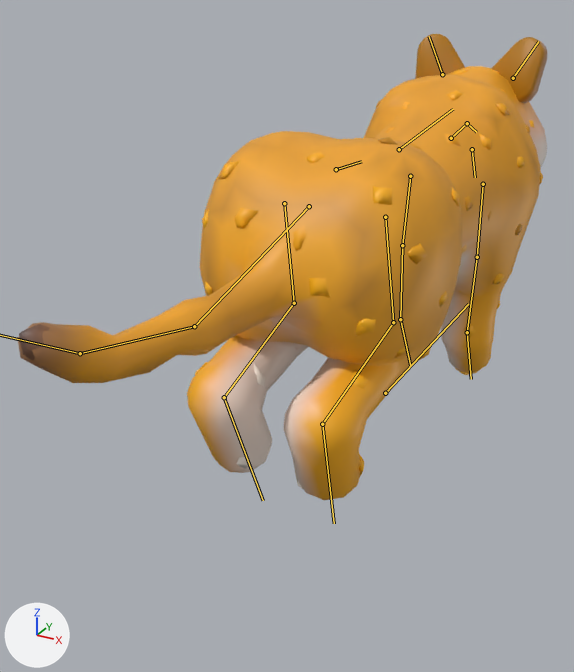
A saved change to the glTF model game/art/models/battle/tiger.glb.
Both versions are drawn from a 50 mm lens placed at (0.84, -2.21, 1.44), pointed at (-0.21, -0.3, 0.48). Lighting does not change. The marker at lower left points along +X, +Y and +Z. The picture after the commit comes second. Both versions are drawn at frame 9 of the action 'victory'; the numbers are the values there. The bones that bend it are drawn over the model as lines.

The first picture shows 'tiger_movie'.
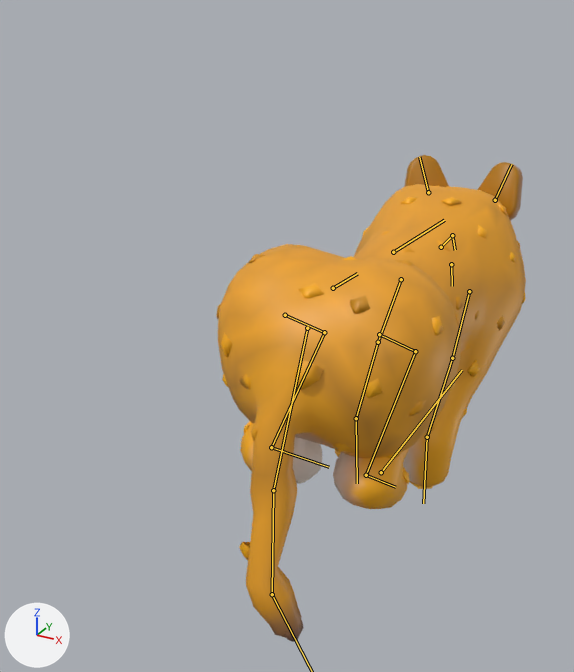
What differs and where, as boxes [x1, y1, x2, y2] in the pictures (574 x 672 px):
'tiger_movie', posed (42% narrower)
    before: [17, 34, 547, 500]
    after: [217, 155, 526, 642]
bone 'root', root to tip
    before: (385, 393) to (468, 304)
    after: (381, 472) to (462, 370)
bone 'chest', root to tip
    before: (399, 149) to (453, 109)
    after: (393, 252) to (444, 220)
bone 'neck', root to tip
    before: (451, 138) to (467, 123)
    after: (441, 247) to (452, 235)
bone 'head', root to tip
    before: (467, 123) to (476, 132)
    after: (452, 235) to (455, 250)
bone 'jaw', root to tip
    before: (472, 149) to (475, 177)
    after: (451, 264) to (452, 286)
bone 'ear.L', root to tip
    before: (442, 74) to (429, 36)
    after: (428, 192) to (419, 157)
bone 'ear.R', root to tip
    before: (513, 78) to (538, 41)
    after: (495, 200) to (511, 164)
bone 'fl_upper.L', root to tip
    before: (410, 176) to (402, 245)
    after: (401, 279) to (378, 342)
bone 'fl_lower.L', root to tip
    before: (402, 245) to (400, 319)
    after: (378, 342) to (356, 418)
bone 'fl_foot.L', root to tip
    before: (400, 319) to (410, 365)
    after: (356, 418) to (357, 483)
bone 'fl_upper.R', root to tip
    before: (483, 184) to (477, 257)
    after: (469, 291) to (452, 358)
bone 'fl_lower.R', root to tip
    before: (477, 257) to (467, 332)
    after: (452, 358) to (427, 437)
bone 'fl_foot.R', root to tip
    before: (467, 332) to (471, 379)
    after: (427, 437) to (423, 503)
bone 'tail1', root to tip
    before: (309, 206) to (194, 326)
    after: (307, 328) to (273, 490)
bone 'tail2', root to tip
    before: (194, 326) to (80, 353)
    after: (273, 490) to (272, 594)
bone 'hl_upper.L', root to tip
    before: (284, 203) to (294, 303)
    after: (285, 315) to (324, 332)
bone 'hl_lower.L', root to tip
    before: (294, 303) to (224, 397)
    after: (324, 332) to (271, 447)
bone 'hl_foot.L', root to tip
    before: (224, 397) to (263, 500)
    after: (271, 447) to (329, 467)
bone 'hl_upper.R', root to tip
    before: (385, 217) to (393, 322)
    after: (379, 334) to (415, 351)
bone 'hl_lower.R', root to tip
    before: (393, 322) to (322, 424)
    after: (415, 351) to (366, 475)
bone 'hl_foot.R', root to tip
    before: (322, 424) to (334, 523)
    after: (366, 475) to (395, 487)

Diff of the bpy script that builds the scene:
```diff
--- a/game/art/models/battle/tiger.glb.py
+++ b/game/art/models/battle/tiger.glb.py
@@ bone_root @@
 bone_root = bpy.data.objects['tiger_rig'].pose.bones['root']
-bone_root.location = (0.0, 0.0, 0.21)
+bone_root.location = (0.0, 0.0, -0.102)
@@ bone_chest @@
 bone_chest = bpy.data.objects['tiger_rig'].pose.bones['chest']  # child of 'hips'
-bone_chest.rotation_quaternion = (1.0, 0.0, 0.0, 0.0)  # degrees (0, 0, 0)
+bone_chest.rotation_quaternion = (0.997, -0.075, 0.0, 0.0)  # degrees (-9, 0, 0)
@@ bone_neck @@
 bone_neck = bpy.data.objects['tiger_rig'].pose.bones['neck']  # child of 'chest'
-bone_neck.rotation_quaternion = (0.995, -0.101, 0.0, 0.0)  # degrees (-12, 0, 0)
+bone_neck.rotation_quaternion = (0.992, -0.115, -0.005, 0.044)  # degrees (-13, 0, 5)
@@ bone_head @@
 bone_head = bpy.data.objects['tiger_rig'].pose.bones['head']  # child of 'neck'
-bone_head.rotation_quaternion = (0.997, 0.073, 0.0, 0.0)  # degrees (8, 0, 0)
+bone_head.rotation_quaternion = (1.0, 0.0, 0.0, 0.03)  # degrees (0, 0, 3)
@@ bone_jaw @@
 bone_jaw = bpy.data.objects['tiger_rig'].pose.bones['jaw']  # child of 'head'
-bone_jaw.rotation_quaternion = (0.983, -0.185, 0.0, 0.0)  # degrees (-21, 0, 0)
+bone_jaw.rotation_quaternion = (1.0, 0.0, 0.0, 0.0)  # degrees (0, 0, 0)
@@ bone_ear_l @@
 bone_ear_l = bpy.data.objects['tiger_rig'].pose.bones['ear.L']  # child of 'head'
-bone_ear_l.rotation_quaternion = (0.991, -0.099, -0.009, 0.085)  # degrees (-11, 0, 10)
+bone_ear_l.rotation_quaternion = (0.999, 0.0, 0.0, 0.034)  # degrees (0, 0, 4)
@@ bone_ear_r @@
 bone_ear_r = bpy.data.objects['tiger_rig'].pose.bones['ear.R']  # child of 'head'
-bone_ear_r.rotation_quaternion = (0.987, -0.099, 0.012, -0.124)  # degrees (-11, 0, -14)
+bone_ear_r.rotation_quaternion = (1.0, 0.0, 0.0, 0.0)  # degrees (0, 0, 0)
@@ bone_fl_upper_l @@
 bone_fl_upper_l = bpy.data.objects['tiger_rig'].pose.bones['fl_upper.L']  # child of 'chest'
-bone_fl_upper_l.rotation_quaternion = (0.984, 0.176, 0.0, 0.0)  # degrees (20, 0, 0)
+bone_fl_upper_l.rotation_quaternion = (0.995, -0.095, 0.0, 0.0)  # degrees (-11, 0, 0)
@@ bone_fl_lower_l @@
 bone_fl_lower_l = bpy.data.objects['tiger_rig'].pose.bones['fl_lower.L']  # child of 'fl_upper.L'
-bone_fl_lower_l.rotation_quaternion = (0.97, -0.245, 0.0, 0.0)  # degrees (-28, 0, 0)
+bone_fl_lower_l.rotation_quaternion = (0.965, -0.262, 0.0, 0.0)  # degrees (-30, 0, 0)
@@ bone_fl_foot_l @@
 bone_fl_foot_l = bpy.data.objects['tiger_rig'].pose.bones['fl_foot.L']  # child of 'fl_lower.L'
-bone_fl_foot_l.rotation_quaternion = (0.994, -0.106, 0.0, 0.0)  # degrees (-12, 0, 0)
+bone_fl_foot_l.rotation_quaternion = (0.999, 0.05, 0.0, 0.0)  # degrees (6, 0, 0)
@@ bone_fl_upper_r @@
 bone_fl_upper_r = bpy.data.objects['tiger_rig'].pose.bones['fl_upper.R']  # child of 'chest'
-bone_fl_upper_r.rotation_quaternion = (0.984, 0.176, 0.0, 0.0)  # degrees (20, 0, 0)
+bone_fl_upper_r.rotation_quaternion = (0.995, -0.095, 0.0, 0.0)  # degrees (-11, 0, 0)
@@ bone_fl_lower_r @@
 bone_fl_lower_r = bpy.data.objects['tiger_rig'].pose.bones['fl_lower.R']  # child of 'fl_upper.R'
-bone_fl_lower_r.rotation_quaternion = (0.97, -0.245, 0.0, 0.0)  # degrees (-28, 0, 0)
+bone_fl_lower_r.rotation_quaternion = (0.965, -0.262, 0.0, 0.0)  # degrees (-30, 0, 0)
@@ bone_fl_foot_r @@
 bone_fl_foot_r = bpy.data.objects['tiger_rig'].pose.bones['fl_foot.R']  # child of 'fl_lower.R'
-bone_fl_foot_r.rotation_quaternion = (0.994, -0.106, 0.0, 0.0)  # degrees (-12, 0, 0)
+bone_fl_foot_r.rotation_quaternion = (0.999, 0.05, 0.0, 0.0)  # degrees (6, 0, 0)
@@ bone_tail1 @@
 bone_tail1 = bpy.data.objects['tiger_rig'].pose.bones['tail1']  # child of 'hips'
-bone_tail1.rotation_quaternion = (0.979, -0.173, -0.018, 0.104)  # degrees (-20, 0, 12)
+bone_tail1.rotation_quaternion = (0.989, 0.149, 0.0, 0.0)  # degrees (17, 0, 0)
@@ bone_tail2 @@
 bone_tail2 = bpy.data.objects['tiger_rig'].pose.bones['tail2']  # child of 'tail1'
-bone_tail2.rotation_quaternion = (0.98, -0.173, -0.018, 0.099)  # degrees (-20, 0, 12)
+bone_tail2.rotation_quaternion = (0.986, 0.149, -0.011, -0.074)  # degrees (17, 0, -9)
@@ bone_tail3 @@
 bone_tail3 = bpy.data.objects['tiger_rig'].pose.bones['tail3']  # child of 'tail2'
-bone_tail3.rotation_quaternion = (0.979, -0.173, -0.018, 0.102)  # degrees (-20, 0, 12)
+bone_tail3.rotation_quaternion = (0.97, 0.147, -0.029, -0.191)  # degrees (17, 0, -22)
@@ bone_hl_upper_l @@
 bone_hl_upper_l = bpy.data.objects['tiger_rig'].pose.bones['hl_upper.L']  # child of 'hips'
-bone_hl_upper_l.rotation_quaternion = (0.99, -0.141, 0.0, 0.0)  # degrees (-16, 0, 0)
+bone_hl_upper_l.rotation_quaternion = (0.965, 0.262, 0.0, 0.0)  # degrees (30, 0, 0)
@@ bone_hl_lower_l @@
 bone_hl_lower_l = bpy.data.objects['tiger_rig'].pose.bones['hl_lower.L']  # child of 'hl_upper.L'
-bone_hl_lower_l.rotation_quaternion = (0.994, -0.106, 0.0, 0.0)  # degrees (-12, 0, 0)
+bone_hl_lower_l.rotation_quaternion = (0.939, -0.343, 0.0, 0.0)  # degrees (-40, 0, 0)
@@ bone_hl_foot_l @@
 bone_hl_foot_l = bpy.data.objects['tiger_rig'].pose.bones['hl_foot.L']  # child of 'hl_lower.L'
-bone_hl_foot_l.rotation_quaternion = (0.99, 0.141, 0.0, 0.0)  # degrees (16, 0, 0)
+bone_hl_foot_l.rotation_quaternion = (0.964, 0.267, 0.0, 0.0)  # degrees (31, 0, 0)
@@ bone_hl_upper_r @@
 bone_hl_upper_r = bpy.data.objects['tiger_rig'].pose.bones['hl_upper.R']  # child of 'hips'
-bone_hl_upper_r.rotation_quaternion = (0.99, -0.141, 0.0, 0.0)  # degrees (-16, 0, 0)
+bone_hl_upper_r.rotation_quaternion = (0.965, 0.262, 0.0, 0.0)  # degrees (30, 0, 0)
@@ bone_hl_lower_r @@
 bone_hl_lower_r = bpy.data.objects['tiger_rig'].pose.bones['hl_lower.R']  # child of 'hl_upper.R'
-bone_hl_lower_r.rotation_quaternion = (0.994, -0.106, 0.0, 0.0)  # degrees (-12, 0, 0)
+bone_hl_lower_r.rotation_quaternion = (0.939, -0.343, 0.0, 0.0)  # degrees (-40, 0, 0)
@@ bone_hl_foot_r @@
 bone_hl_foot_r = bpy.data.objects['tiger_rig'].pose.bones['hl_foot.R']  # child of 'hl_lower.R'
-bone_hl_foot_r.rotation_quaternion = (0.99, 0.141, 0.0, 0.0)  # degrees (16, 0, 0)
+bone_hl_foot_r.rotation_quaternion = (0.964, 0.267, 0.0, 0.0)  # degrees (31, 0, 0)
```
